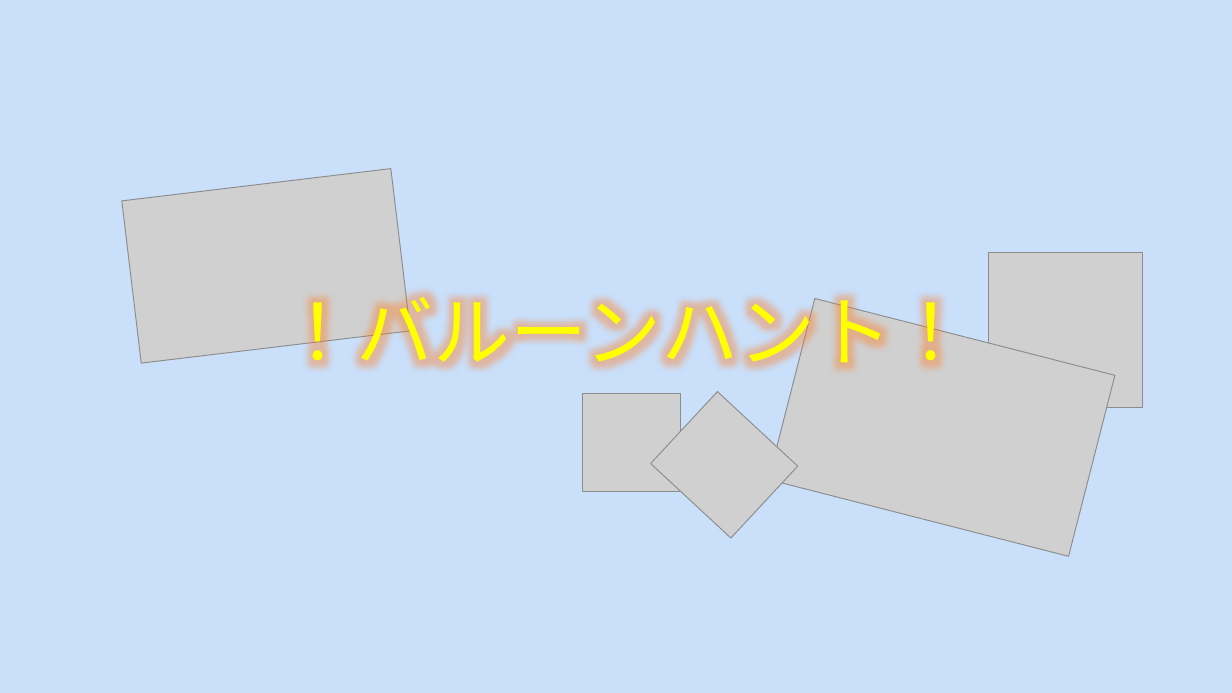
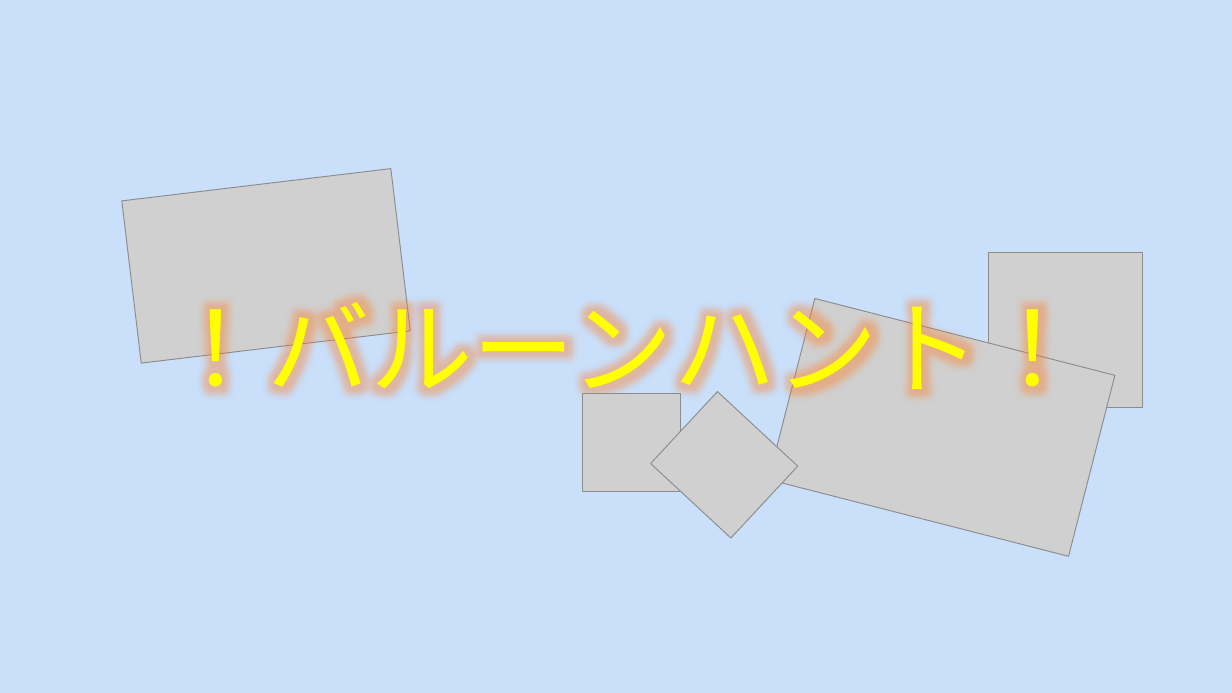
Before and after one commit to MizukiKato0416/sotsugyou_time_kato, a slide deck: slide 1 of PSD/タイトルロゴ.pptx. Drawn at 1232x693 pixels with LibreOffice and Linux fonts; fonts in the diff are those of the drawing; grey boxes stand for pictures. Boxes give left, top, right and bottom in pixels: in the first picture for what was removed or moved away, otherwise in the second. Text is boxed around its words. In the diff, an @@ line names an element or a change of style, - is before the commit and + after.

```diff
--- a/PSD/タイトルロゴ.pptx
+++ b/PSD/タイトルロゴ.pptx
@@ text "！バルーンハント！" at [165, 281, 1084, 412]: size 60 to 80 pt @@
```
Also in this commit, not shown: 1 other file.
